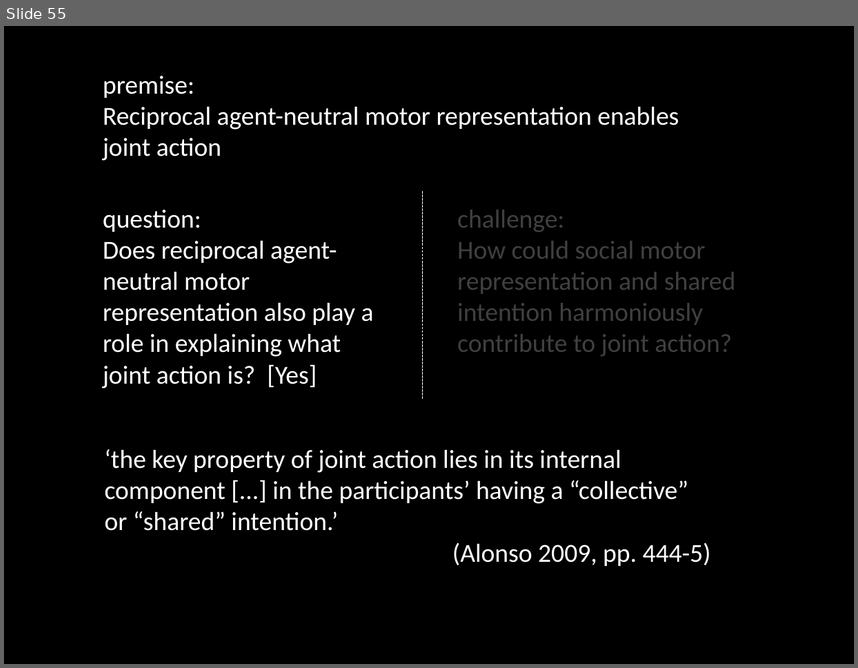
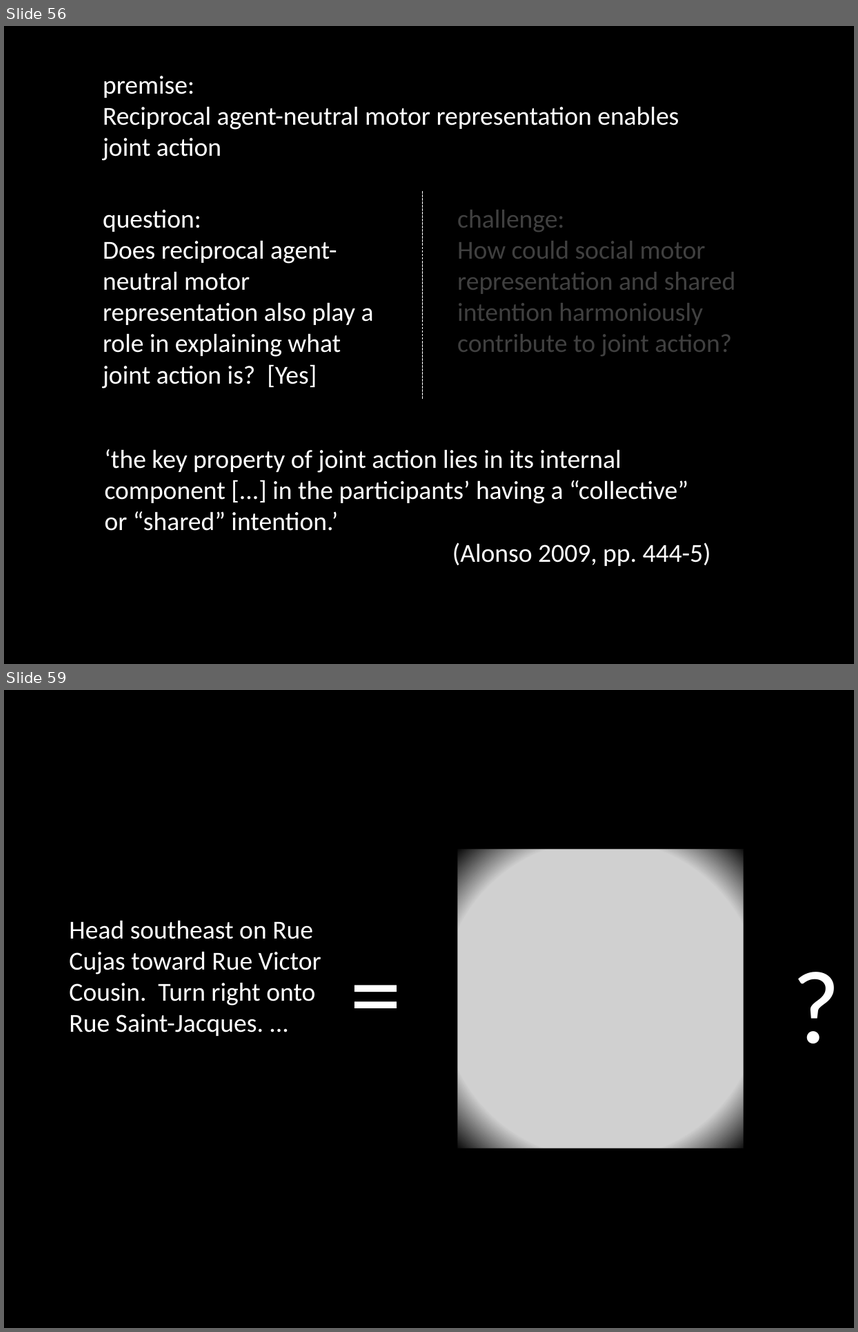
Before and after one commit to butterfill/writing, a slide deck: conf joint action --- sharing goals vs sharing intentions cambridge 2012 talk/intention and motor representation in joint action v2.pptx. Shown one above the other, each under a label of ours: slide 55 before the commit, slides 56 and 59 after it; the slides between them are not shown. The pictures are 858x668 and 858x1332 pixels, drawn with LibreOffice and Linux fonts; fonts in the diff are those of the drawing; grey boxes stand for pictures. Boxes give left, top, right and bottom in pixels: in the first picture for what was removed or moved away, otherwise in the second. Text is boxed around its words. In the diff, an @@ line names an element or a change of style, - is before the commit and + after.

```diff
--- a/conf joint action --- sharing goals vs sharing intentions cambridge 2012 talk/intention and motor representation in joint action v2.pptx
+++ b/conf joint action --- sharing goals vs sharing intentions cambridge 2012 talk/intention and motor representation in joint action v2.pptx
@@ slide 59 added at (x1=4, y1=690, x2=854, y2=1328), background #000000 @@
@@ rectangle added at (x1=455, y1=848, x2=747, y2=1149), fill gradient #000000 @@
@@ picture added at (x1=458, y1=849, x2=744, y2=1147) @@
@@ text added at (x1=69, y1=920, x2=321, y2=1036), 22 pt, text #FFFFFF @@
+Head southeast on Rue Cujas toward Rue Victor Cousin. Turn right onto Rue Saint-Jacques. ...
@@ text added at (x1=342, y1=922, x2=620, y2=1056), 88 pt, text #FFFFFF @@
+=
@@ text added at (x1=784, y1=935, x2=854, y2=1069), 88 pt, text #FFFFFF @@
+?
@@ what was slide 55 is now slide 56 @@
```
Also in this commit, not shown: 8 slides changed, 10 other slides added, 6 slides removed.
